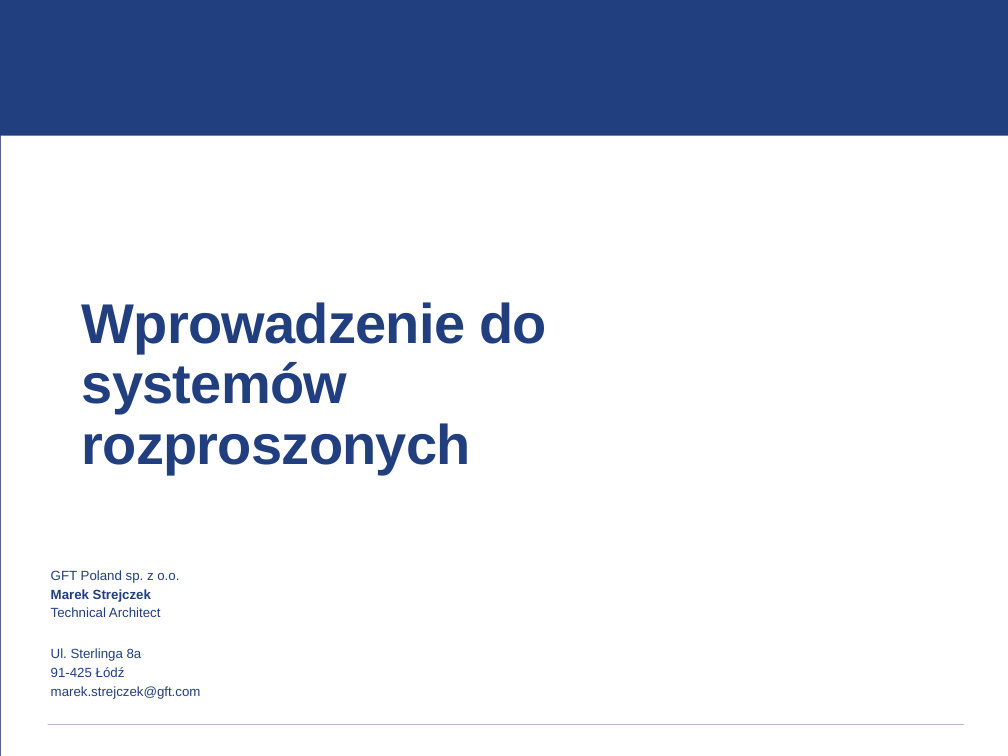
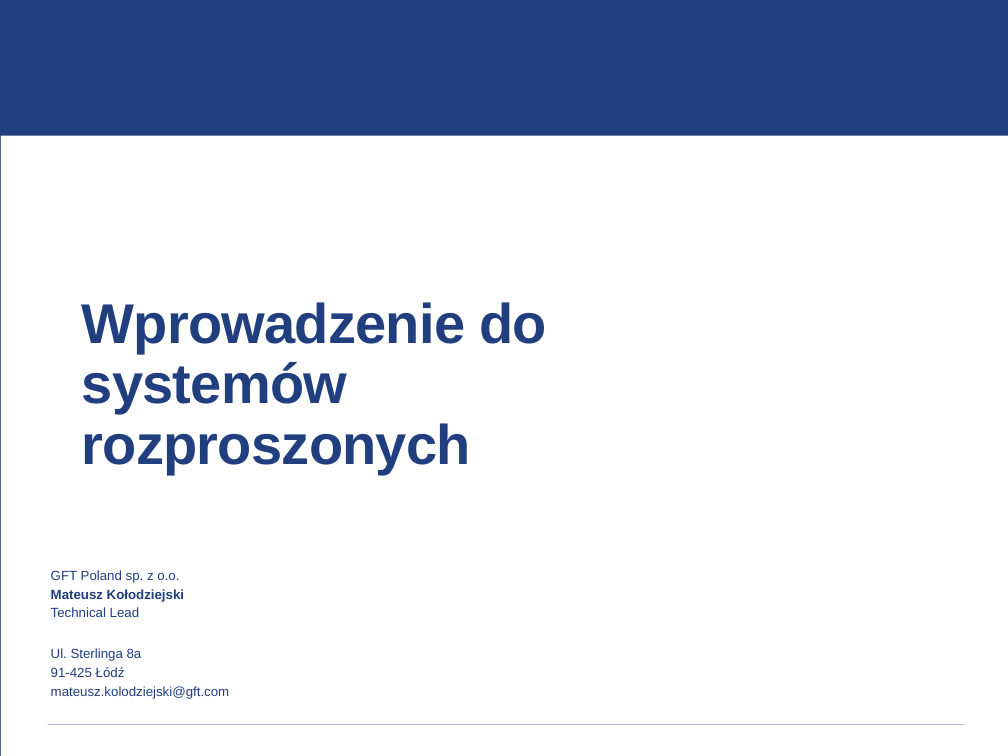
Before and after one commit to vego1mar/exercise0, a slide deck: slide 14 of WDSR - zarys programu.pptx (slide 12 before the commit). Drawn at 1008x756 pixels with LibreOffice and Linux fonts; fonts in the diff are those of the drawing; background and template pictures are left out. Boxes give left, top, right and bottom in pixels: in the first picture for what was removed or moved away, otherwise in the second. Text is boxed around its words. In the diff, an @@ line names an element or a change of style, - is before the commit and + after.

```diff
--- a/WDSR - zarys programu.pptx
+++ b/WDSR - zarys programu.pptx
@@ text at <box>51,589,184,617</box>: text changed; bold on @@
-Marek Strejczek
-Technical Architect
+Mateusz Kołodziejski
+Technical Lead
@@ text at <box>51,686,230,699</box>: text changed @@
-marek.strejczek@gft.com
+mateusz.kolodziejski@gft.com
```
Also in this commit, not shown: 11 other slides changed, 2 slides added.
